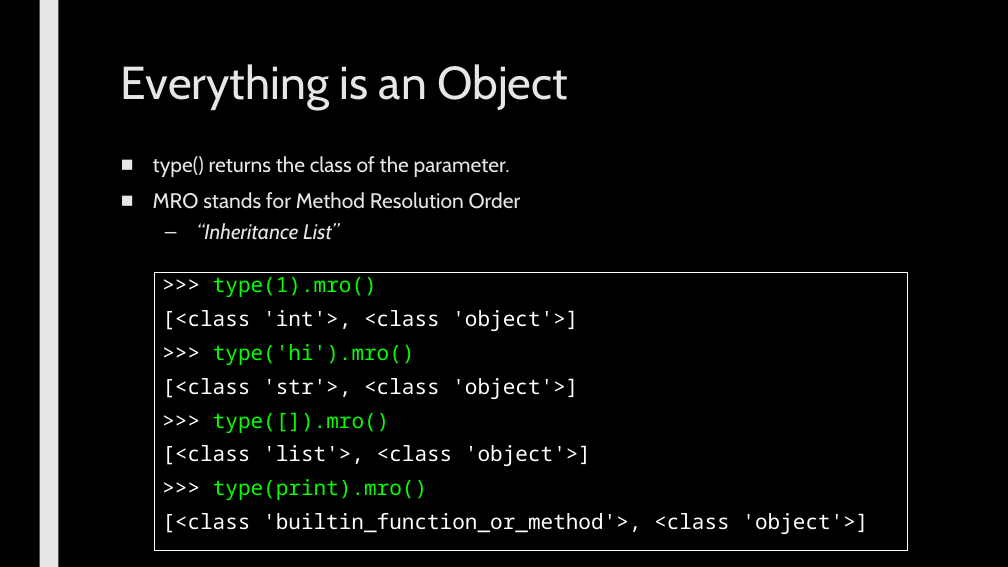
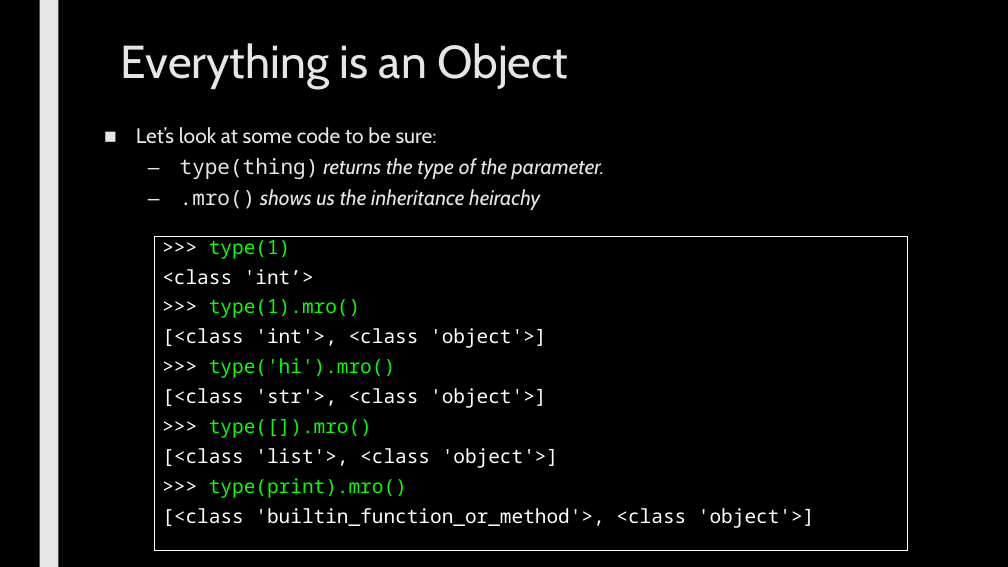
Before and after one commit to max7patek/metaprogramming, a slide deck: slide 7 of slides/00-OOPython.pptx (slide 6 before the commit). Drawn at 1008x567 pixels with LibreOffice and Linux fonts; fonts in the diff are those of the drawing. Boxes give left, top, right and bottom in pixels: in the first picture for what was removed or moved away, otherwise in the second. Text is boxed around its words. In the diff, an @@ line names an element or a change of style, - is before the commit and + after.

```diff
--- a/slides/00-OOPython.pptx
+++ b/slides/00-OOPython.pptx
@@ title "Everything is an Object" moved from (x1=121, y1=64, x2=568, y2=110) to (x1=121, y1=43, x2=568, y2=89) @@
@@ text at (x1=136, y1=127, x2=605, y2=210): text changed; italic on @@
-■ type() returns the class of the parameter.
-■ MRO stands for Method Resolution Order
-  – “Inheritance List”
+■ Let’s look at some code to be sure:
+  – type(thing) returns the type of the parameter.
+  – .mro() shows us the inheritance heirachy
@@ rectangle ">>> type(1)" resized from (x1=155, y1=272, x2=907, y2=551) to (x1=155, y1=237, x2=907, y2=551) @@
@@ text in rectangle at (x1=162, y1=236, x2=314, y2=285): paragraphs added @@
+>>> type(1)
+<class 'int’>
@@ text in rectangle at (x1=162, y1=299, x2=814, y2=528): size 20 to 18.5 pt; line spacing 0.84 to 0.74 @@
```
Also in this commit, not shown: 12 other slides changed, 4 slides added.
